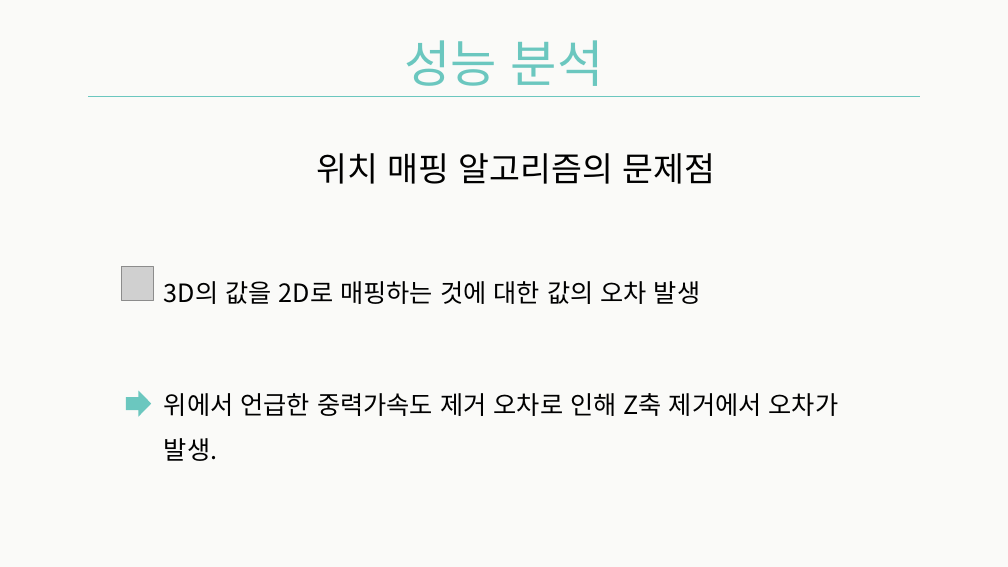
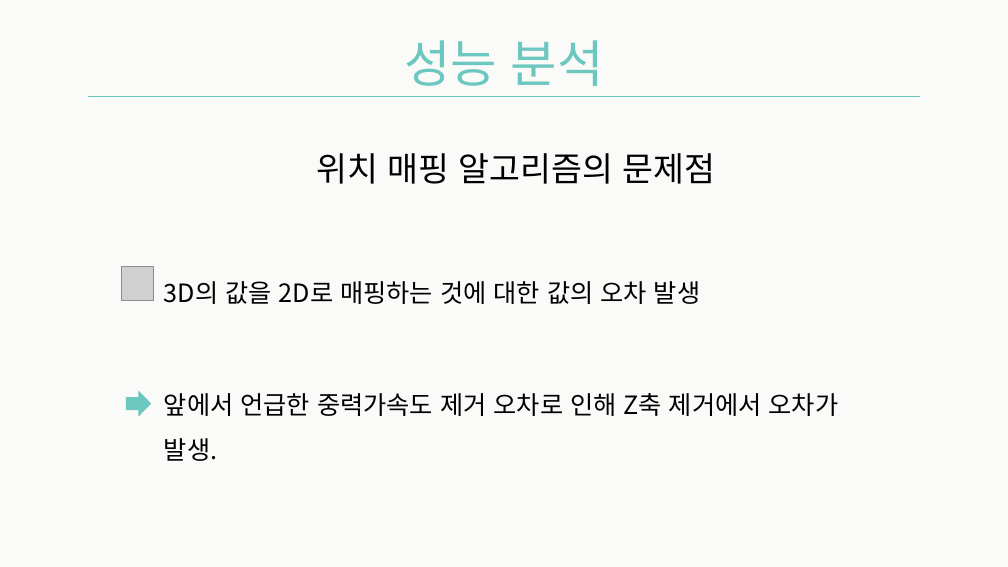
Before and after one commit to Team-Achi/Docs, a slide deck: slide 11 of PPT/캡스톤디자인_13주차_발표자료_5조.pptx. Drawn at 1008x567 pixels with LibreOffice and Linux fonts; fonts in the diff are those of the drawing; grey boxes stand for pictures. Boxes give left, top, right and bottom in pixels: in the first picture for what was removed or moved away, otherwise in the second. Text is boxed around its words. In the diff, an @@ line names an element or a change of style, - is before the commit and + after.

```diff
--- a/PPT/캡스톤디자인_13주차_발표자료_5조.pptx
+++ b/PPT/캡스톤디자인_13주차_발표자료_5조.pptx
@@ text at [164, 393, 839, 461]: text changed @@
-• 위에서 언급한 중력가속도 제거 오차로 인해 Z축 제거에서 오차가 발생.
+• 앞에서 언급한 중력가속도 제거 오차로 인해 Z축 제거에서 오차가 발생.
```
Also in this commit, not shown: 2 other slides changed.
